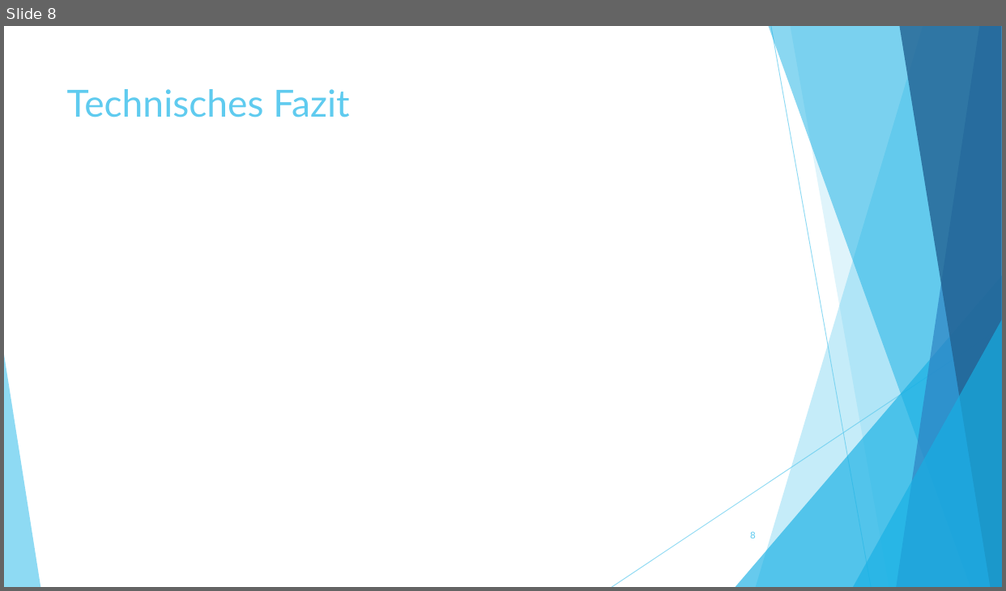
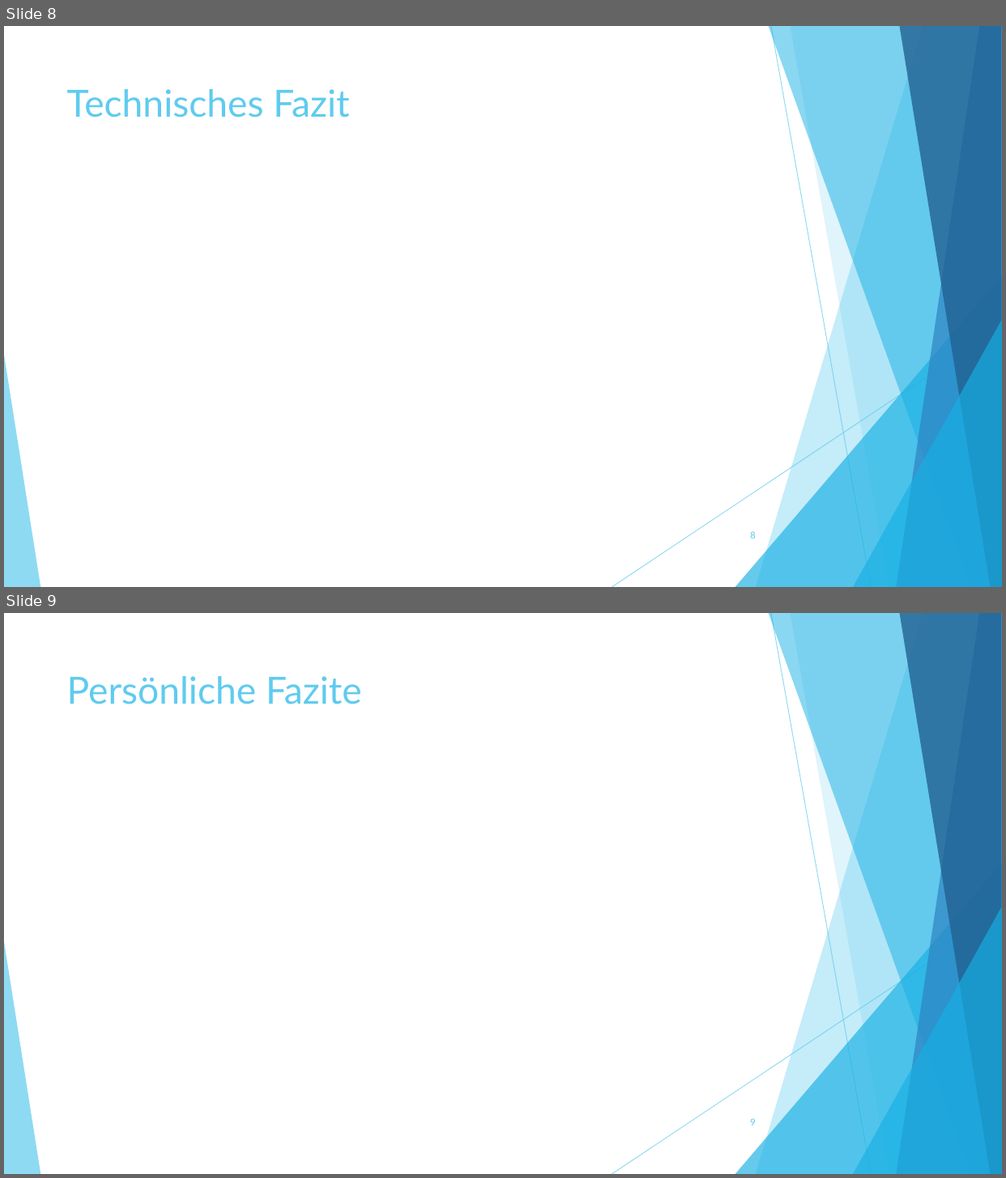
Before and after one commit to SaschaSaegesser/pcp-lua, a slide deck: Lua.pptx. Shown one above the other, each under a label of ours: slide 8 before the commit, slides 8 and 9 after it. The pictures are 1006x591 and 1006x1178 pixels, drawn with LibreOffice and Linux fonts; fonts in the diff are those of the drawing. Boxes give left, top, right and bottom in pixels: in the first picture for what was removed or moved away, otherwise in the second. Text is boxed around its words. In the diff, an @@ line names an element or a change of style, - is before the commit and + after.

```diff
--- a/Lua.pptx
+++ b/Lua.pptx
@@ slide 9 added at (4,613,1002,1174), background #FFFFFF; not listed: 10 template elements that a slide beside it also shows @@
@@ title added at (67,676,362,705), 36 pt, text #5FCBEF @@
+Persönliche Fazite
@@ page number added at (750,1118,756,1126), 9 pt, text #5FCBEF @@
+9
```
Also in this commit, not shown: 2 slides removed.
